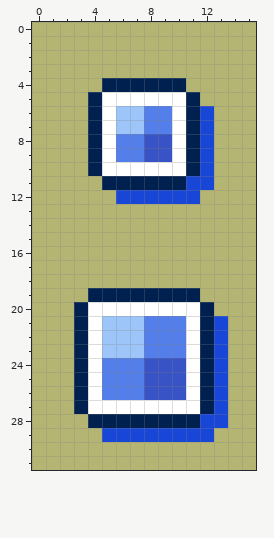
Edited in one commit: pixel-art sprite (graphics/summary_screen_new/tabStats.png). Above: the version before the commit.
The file is 16x32 pixels.
Now the later version:
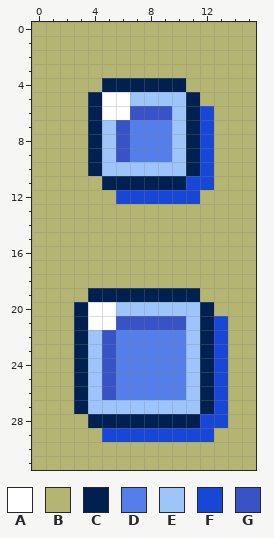
Palette (. is transparent): A #ffffff  B #b4b473  C #00214f  D #547eea  E #9dc5fa  F #1847d7  G #3853c5
Diff:
{"y":5,"x":7,"old":"AAAA","new":"EEEE"}
{"y":6,"x":6,"old":"EEDDA","new":"AGGGE"}
{"y":7,"x":5,"old":"AEE","new":"EGD"}
{"y":7,"x":10,"old":"A","new":"E"}
{"y":8,"x":5,"old":"AD","new":"EG"}
{"y":8,"x":8,"old":"GGA","new":"DDE"}
{"y":9,"x":5,"old":"AD","new":"EG"}
{"y":9,"x":8,"old":"GGA","new":"DDE"}
{"y":10,"x":5,"old":"AAAAAA","new":"EEEEEE"}
{"y":20,"x":6,"old":"AAAAAA","new":"EEEEEE"}
{"y":21,"x":5,"old":"EEEDDDA","new":"AGGGGGE"}
{"y":22,"x":4,"old":"AEEE","new":"EGDD"}
{"y":22,"x":11,"old":"A","new":"E"}
{"y":23,"x":4,"old":"AEEE","new":"EGDD"}
{"y":23,"x":11,"old":"A","new":"E"}
{"y":24,"x":4,"old":"AD","new":"EG"}
{"y":24,"x":8,"old":"GGGA","new":"DDDE"}
{"y":25,"x":4,"old":"AD","new":"EG"}
{"y":25,"x":8,"old":"GGGA","new":"DDDE"}
{"y":26,"x":4,"old":"AD","new":"EG"}
{"y":26,"x":8,"old":"GGGA","new":"DDDE"}
{"y":27,"x":4,"old":"AAAAAAAA","new":"EEEEEEEE"}
